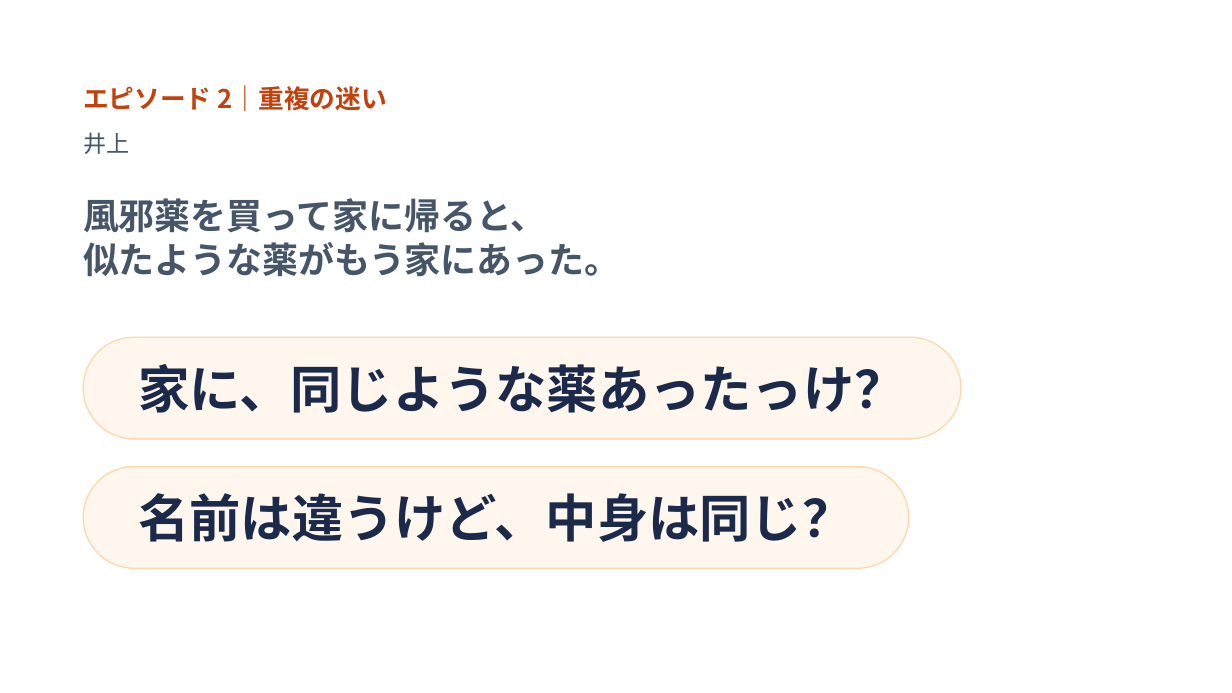
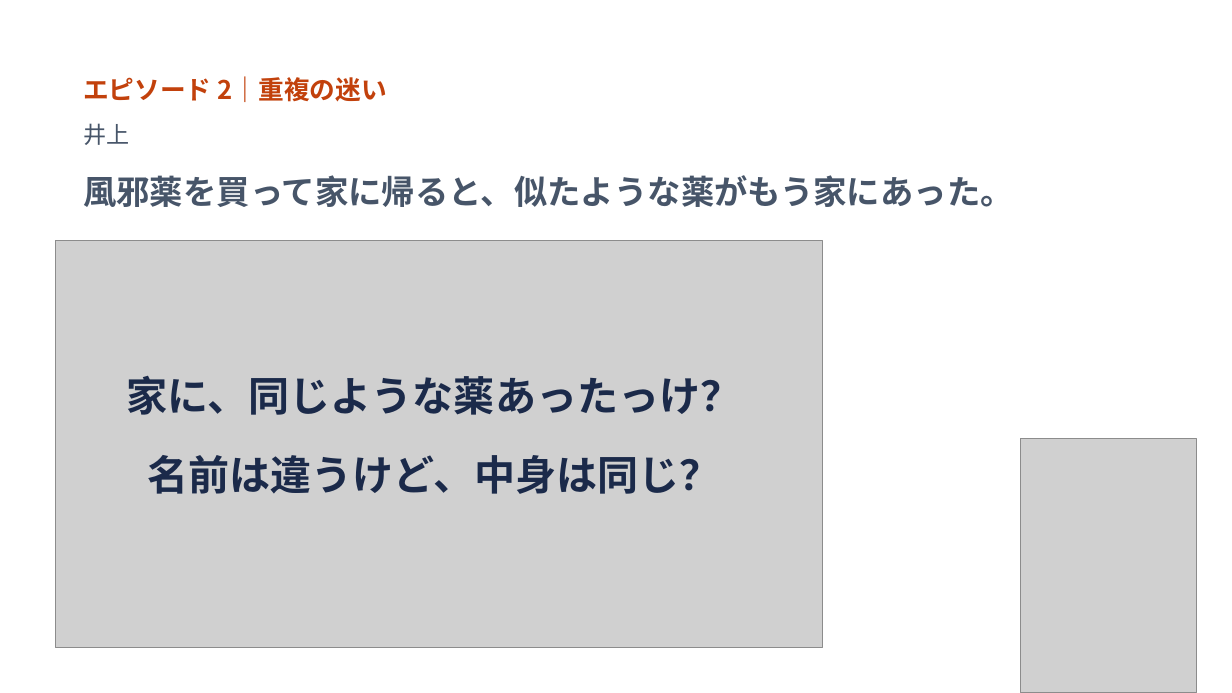
Before and after one commit to John-Frusciante/overlai, a slide deck: slide 3 of docs/ピッチ/Overlai_本選ピッチ.pptx. Drawn at 1232x693 pixels with LibreOffice and Linux fonts; fonts in the diff are those of the drawing; grey boxes stand for pictures. Boxes give left, top, right and bottom in pixels: in the first picture for what was removed or moved away, otherwise in the second. Text is boxed around its words. In the diff, an @@ line names an element or a change of style, - is before the commit and + after.

```diff
--- a/docs/ピッチ/Overlai_本選ピッチ.pptx
+++ b/docs/ピッチ/Overlai_本選ピッチ.pptx
@@ text "エピソード 2｜重複の迷い": place and size @@
-text "エピソード 2｜重複の迷い" at [83,85,387,111]
+text "エピソード 2｜重複の迷い" at [83,76,387,102]
@@ text "井上": place and size @@
-text "井上" at [83,132,129,154]
+text "井上" at [83,123,129,145]
@@ text at [83,175,1014,207]: text changed; size 28 to 26 pt @@
-風邪薬を買って家に帰ると、
-似たような薬がもう家にあった。
+風邪薬を買って家に帰ると、似たような薬がもう家にあった。
@@ picture added at [55,240,823,648] @@
@@ text "家に、同じような薬あったっけ？": place and size @@
-text "家に、同じような薬あったっけ？" at [83,337,961,439]
+text "家に、同じような薬あったっけ？" at [127,376,742,415]
@@ text "家に、同じような薬あったっけ？" at [127,376,742,415]: size 40 to 32 pt; vertical alignment middle to top; fill #FFF7ED to none; outline #FED7AA 1 pt to none @@
@@ picture added at [1020,439,1197,693] @@
@@ text "名前は違うけど、中身は同じ？" at [147,455,720,494]: size 40 to 32 pt; vertical alignment middle to top; fill #FFF7ED to none; outline #FED7AA 1 pt to none @@
@@ text "名前は違うけど、中身は同じ？": place and size @@
-text "名前は違うけど、中身は同じ？" at [83,467,909,568]
+text "名前は違うけど、中身は同じ？" at [147,455,720,494]
```
Also in this commit, not shown: 1 other slide changed, 7 other files.
